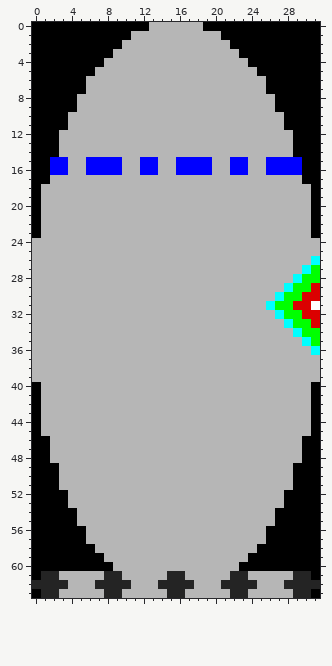
Pixel-art sprite -- images/player.png. That is the earlier state.
The file is 32x64 pixels.
Now the later version:
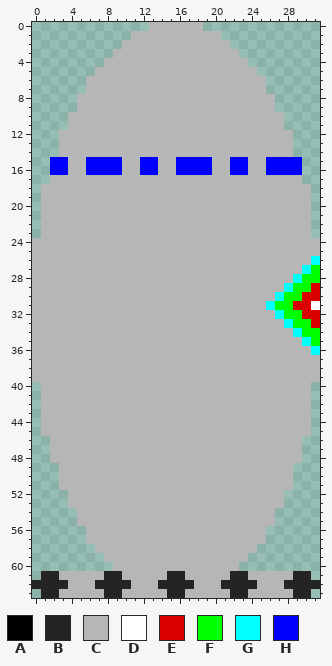
Palette (. is transparent): A #000000  B #242424  C #b6b6b6  D #ffffff  E #db0000  F #00ff00  G #00ffff  H #0000ff
Diff:
@@ x 0..31 @@
- 0 AAAAAAAAAAAAACCCCCCAAAAAAAAAAAAA
- 1 AAAAAAAAAAACCCCCCCCCCAAAAAAAAAAA
- 2 AAAAAAAAAACCCCCCCCCCCCAAAAAAAAAA
- 3 AAAAAAAAACCCCCCCCCCCCCCAAAAAAAAA
- 4 AAAAAAAACCCCCCCCCCCCCCCCAAAAAAAA
- 5 AAAAAAACCCCCCCCCCCCCCCCCCAAAAAAA
- 6 AAAAAACCCCCCCCCCCCCCCCCCCCAAAAAA
- 7 AAAAAACCCCCCCCCCCCCCCCCCCCAAAAAA
- 8 AAAAACCCCCCCCCCCCCCCCCCCCCCAAAAA
- 9 AAAAACCCCCCCCCCCCCCCCCCCCCCAAAAA
-10 AAAACCCCCCCCCCCCCCCCCCCCCCCCAAAA
-11 AAAACCCCCCCCCCCCCCCCCCCCCCCCAAAA
-12 AAACCCCCCCCCCCCCCCCCCCCCCCCCCAAA
-13 AAACCCCCCCCCCCCCCCCCCCCCCCCCCAAA
-14 AAACCCCCCCCCCCCCCCCCCCCCCCCCCAAA
-15 AAHHCCHHHHCCHHCCHHHHCCHHCCHHHHAA
-16 AAHHCCHHHHCCHHCCHHHHCCHHCCHHHHAA
-17 AACCCCCCCCCCCCCCCCCCCCCCCCCCCCAA
-18 ACCCCCCCCCCCCCCCCCCCCCCCCCCCCCCA
-19 ACCCCCCCCCCCCCCCCCCCCCCCCCCCCCCA
-20 ACCCCCCCCCCCCCCCCCCCCCCCCCCCCCCA
-21 ACCCCCCCCCCCCCCCCCCCCCCCCCCCCCCA
-22 ACCCCCCCCCCCCCCCCCCCCCCCCCCCCCCA
-23 ACCCCCCCCCCCCCCCCCCCCCCCCCCCCCCA
+ 0 .............CCCCCC.............
+ 1 ...........CCCCCCCCCC...........
+ 2 ..........CCCCCCCCCCCC..........
+ 3 .........CCCCCCCCCCCCCC.........
+ 4 ........CCCCCCCCCCCCCCCC........
+ 5 .......CCCCCCCCCCCCCCCCCC.......
+ 6 ......CCCCCCCCCCCCCCCCCCCC......
+ 7 ......CCCCCCCCCCCCCCCCCCCC......
+ 8 .....CCCCCCCCCCCCCCCCCCCCCC.....
+ 9 .....CCCCCCCCCCCCCCCCCCCCCC.....
+10 ....CCCCCCCCCCCCCCCCCCCCCCCC....
+11 ....CCCCCCCCCCCCCCCCCCCCCCCC....
+12 ...CCCCCCCCCCCCCCCCCCCCCCCCCC...
+13 ...CCCCCCCCCCCCCCCCCCCCCCCCCC...
+14 ...CCCCCCCCCCCCCCCCCCCCCCCCCC...
+15 ..HHCCHHHHCCHHCCHHHHCCHHCCHHHH..
+16 ..HHCCHHHHCCHHCCHHHHCCHHCCHHHH..
+17 ..CCCCCCCCCCCCCCCCCCCCCCCCCCCC..
+18 .CCCCCCCCCCCCCCCCCCCCCCCCCCCCCC.
+19 .CCCCCCCCCCCCCCCCCCCCCCCCCCCCCC.
+20 .CCCCCCCCCCCCCCCCCCCCCCCCCCCCCC.
+21 .CCCCCCCCCCCCCCCCCCCCCCCCCCCCCC.
+22 .CCCCCCCCCCCCCCCCCCCCCCCCCCCCCC.
+23 .CCCCCCCCCCCCCCCCCCCCCCCCCCCCCC.
 24 CCCCCCCCCCCCCCCCCCCCCCCCCCCCCCCC
@@ x 0..31 @@
 39 CCCCCCCCCCCCCCCCCCCCCCCCCCCCCCCC
-40 ACCCCCCCCCCCCCCCCCCCCCCCCCCCCCCA
-41 ACCCCCCCCCCCCCCCCCCCCCCCCCCCCCCA
-42 ACCCCCCCCCCCCCCCCCCCCCCCCCCCCCCA
-43 ACCCCCCCCCCCCCCCCCCCCCCCCCCCCCCA
-44 ACCCCCCCCCCCCCCCCCCCCCCCCCCCCCCA
-45 ACCCCCCCCCCCCCCCCCCCCCCCCCCCCCCA
-46 AACCCCCCCCCCCCCCCCCCCCCCCCCCCCAA
-47 AACCCCCCCCCCCCCCCCCCCCCCCCCCCCAA
-48 AACCCCCCCCCCCCCCCCCCCCCCCCCCCCAA
-49 AAACCCCCCCCCCCCCCCCCCCCCCCCCCAAA
-50 AAACCCCCCCCCCCCCCCCCCCCCCCCCCAAA
-51 AAACCCCCCCCCCCCCCCCCCCCCCCCCCAAA
-52 AAAACCCCCCCCCCCCCCCCCCCCCCCCAAAA
-53 AAAACCCCCCCCCCCCCCCCCCCCCCCCAAAA
-54 AAAAACCCCCCCCCCCCCCCCCCCCCCAAAAA
-55 AAAAACCCCCCCCCCCCCCCCCCCCCCAAAAA
-56 AAAAAACCCCCCCCCCCCCCCCCCCCAAAAAA
-57 AAAAAACCCCCCCCCCCCCCCCCCCCAAAAAA
-58 AAAAAAACCCCCCCCCCCCCCCCCCAAAAAAA
-59 AAAAAAAACCCCCCCCCCCCCCCCAAAAAAAA
-60 AAAAAAAAACCCCCCCCCCCCCCAAAAAAAAA
-61 ABBCCCCCBBCCCCCBBCCCCCBBCCCCCBBA
+40 .CCCCCCCCCCCCCCCCCCCCCCCCCCCCCC.
+41 .CCCCCCCCCCCCCCCCCCCCCCCCCCCCCC.
+42 .CCCCCCCCCCCCCCCCCCCCCCCCCCCCCC.
+43 .CCCCCCCCCCCCCCCCCCCCCCCCCCCCCC.
+44 .CCCCCCCCCCCCCCCCCCCCCCCCCCCCCC.
+45 .CCCCCCCCCCCCCCCCCCCCCCCCCCCCCC.
+46 ..CCCCCCCCCCCCCCCCCCCCCCCCCCCC..
+47 ..CCCCCCCCCCCCCCCCCCCCCCCCCCCC..
+48 ..CCCCCCCCCCCCCCCCCCCCCCCCCCCC..
+49 ...CCCCCCCCCCCCCCCCCCCCCCCCCC...
+50 ...CCCCCCCCCCCCCCCCCCCCCCCCCC...
+51 ...CCCCCCCCCCCCCCCCCCCCCCCCCC...
+52 ....CCCCCCCCCCCCCCCCCCCCCCCC....
+53 ....CCCCCCCCCCCCCCCCCCCCCCCC....
+54 .....CCCCCCCCCCCCCCCCCCCCCC.....
+55 .....CCCCCCCCCCCCCCCCCCCCCC.....
+56 ......CCCCCCCCCCCCCCCCCCCC......
+57 ......CCCCCCCCCCCCCCCCCCCC......
+58 .......CCCCCCCCCCCCCCCCCC.......
+59 ........CCCCCCCCCCCCCCCC........
+60 .........CCCCCCCCCCCCCC.........
+61 .BBCCCCCBBCCCCCBBCCCCCBBCCCCCBB.
 62 BBBBCCCBBBBCCCBBBBCCCBBBBCCCBBBB
-63 ABBCCCCCBBCCCCCBBCCCCCBBCCCCCBBA
+63 .BBCCCCCBBCCCCCBBCCCCCBBCCCCCBB.
Where, in picture pixels (left, top, right, bottom), the same in both pictures:
erased: (32, 22, 149, 238)
erased: (203, 22, 320, 238)
erased: (32, 382, 113, 598)
erased: (239, 382, 320, 598)
